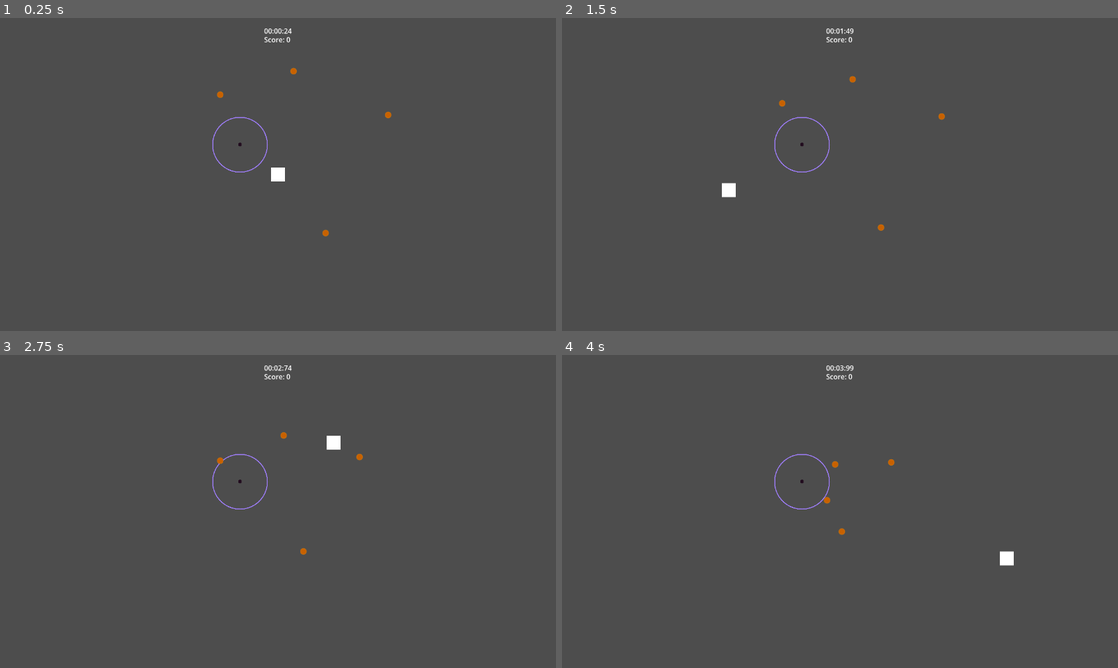
Above: before the commit, frames 1-4 (two rows, left to right).
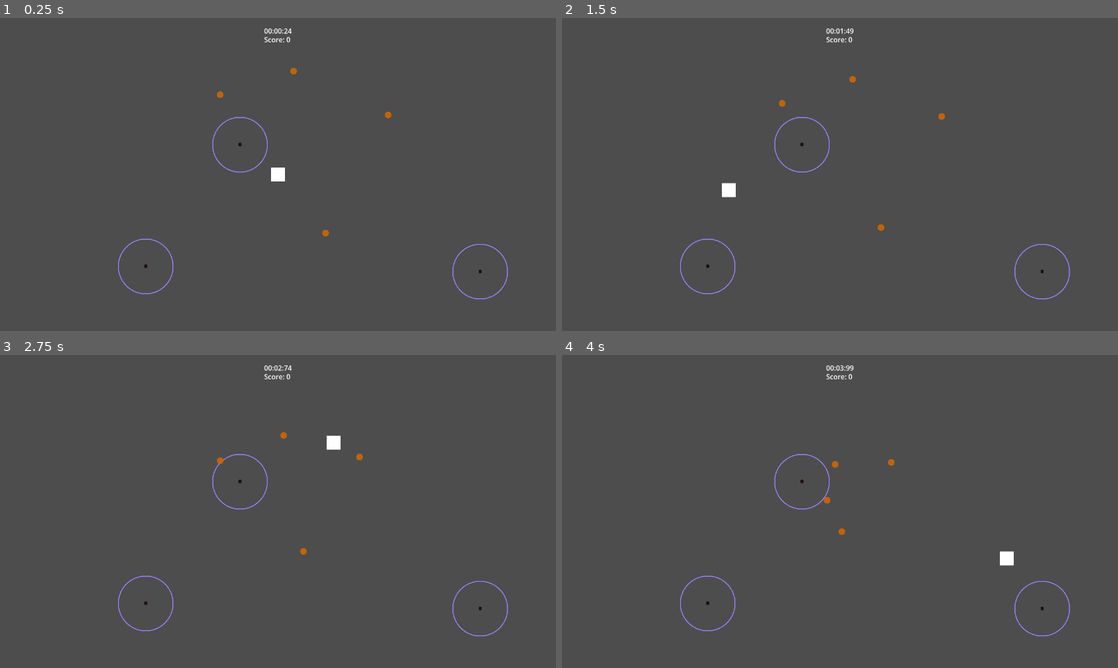
Above: after the commit, the same moments.

Repository: ArjanBroos/GMTK-2025
Game: Godot game, scene res://levels/arjan_tests.tscn
The game is run twice, just before and just after one commit, with the same random seed, the same clock (stepped at 60 frames per second) and the same inputs. This scene is started directly instead of the project's main scene.
Inputs (mouse positions are in pixels of both pictures, inside the frame that each line leads up to):
- Up to frame 1 (0.25 s): no input
- Up to frame 2 (1.5 s): tap Enter at 0.5 s; move the mouse to (962, 158) at 0.52 s; tap Space at 0.77, 1.25 s; move the mouse to (728, 190) at 1.27 s
- Up to frame 3 (2.75 s): tap Space at 1.52 s; move the mouse to (333, 442) at 2.02 s
- Up to frame 4 (4 s): move the mouse to (812, 574) at 2.77 s; tap Space at 3.02, 3.77 s; move the mouse to (1006, 558) at 3.52 s

The runs differ from the first frame. In frame 1, 0.3% of the frame differs, in the area x 21-92%, y 70-90%; in frame 2, 0.3%; in frame 3, 0.3%; in frame 4, 0.3%.

Commit message:
Adjust test level

Diff:
--- a/levels/arjan_tests.tscn
+++ b/levels/arjan_tests.tscn
@@ -30,3 +30,9 @@
 
 [node name="PlayerSpawnPoint" type="Node2D" parent="."]
 position = Vector2(655, 335)
+
+[node name="GravityWell2" parent="." instance=ExtResource("4_fk478")]
+position = Vector2(1106, 584)
+
+[node name="GravityWell3" parent="." instance=ExtResource("4_fk478")]
+position = Vector2(336, 572)
